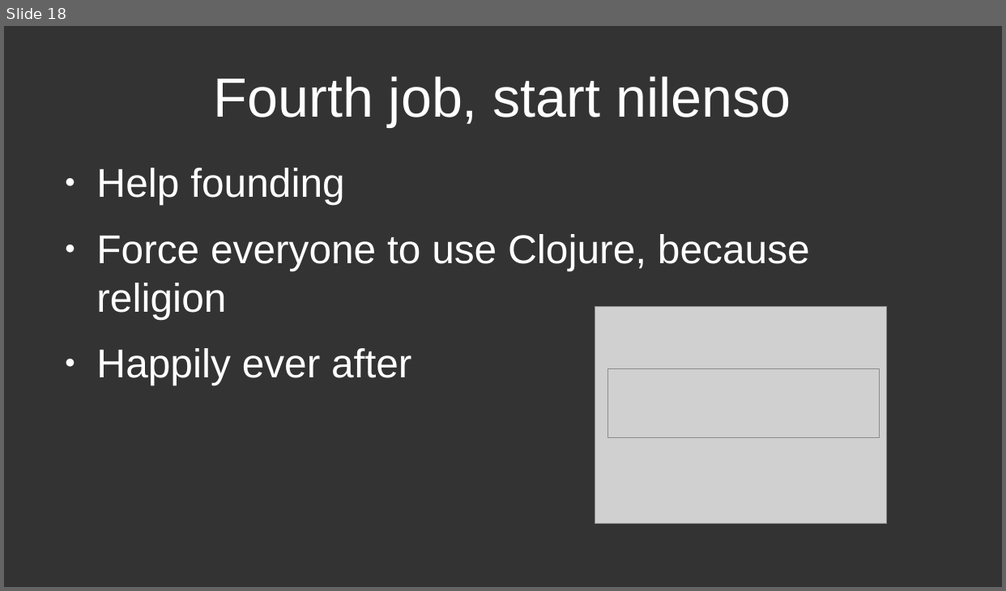
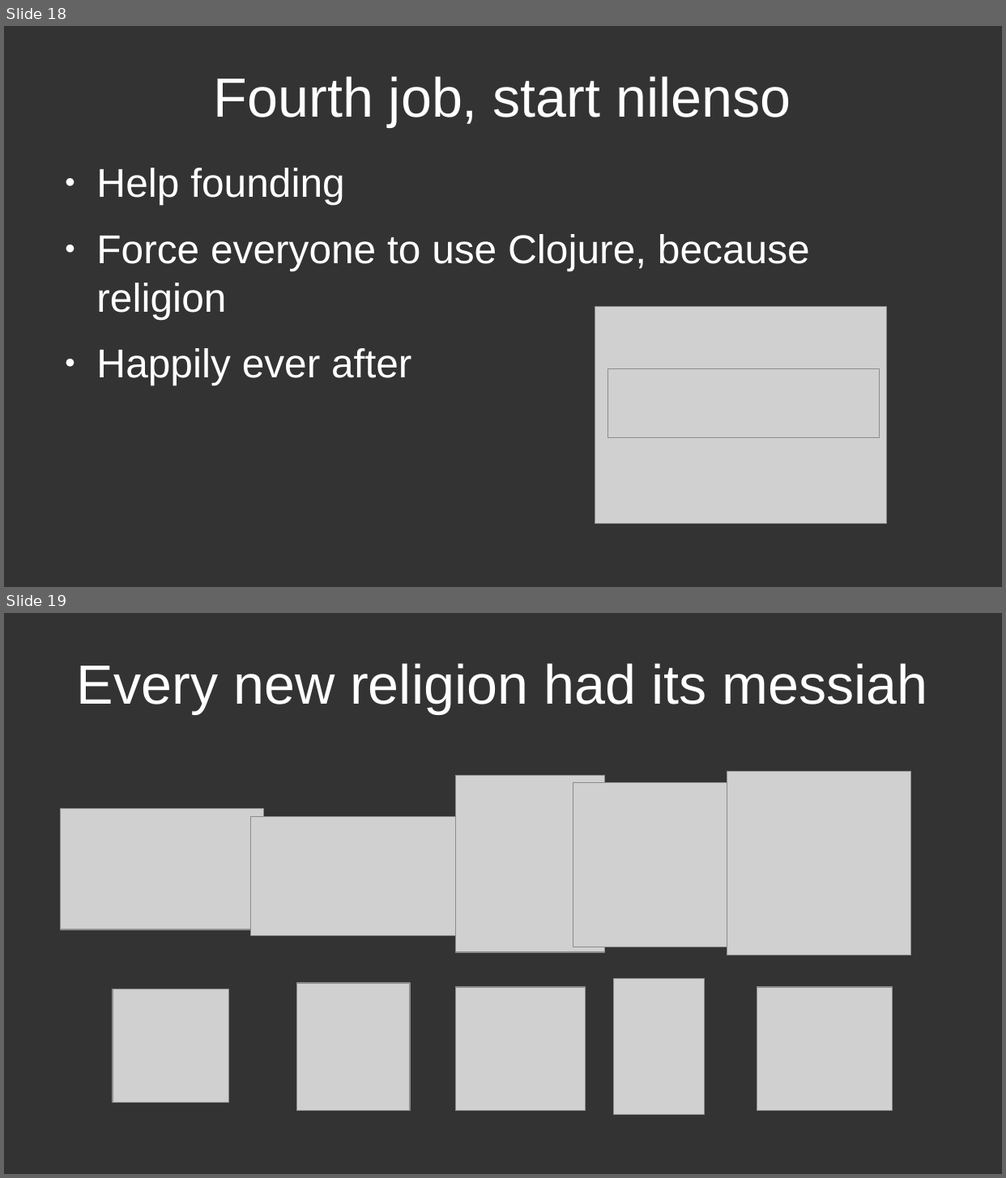
Before and after one commit to deobald/talks, a slide deck: 2024-03-23-inclojure-keynote/talk.odp. Shown one above the other, each under a label of ours: slide 18 before the commit, slides 18 and 19 after it. The pictures are 1006x591 and 1006x1178 pixels, drawn with LibreOffice and Linux fonts; fonts in the diff are those of the drawing; grey boxes stand for pictures. Boxes give left, top, right and bottom in pixels: in the first picture for what was removed or moved away, otherwise in the second. Text is boxed around its words. In the diff, an @@ line names an element or a change of style, - is before the commit and + after.

```diff
--- a/2024-03-23-inclojure-keynote/talk.odp
+++ b/2024-03-23-inclojure-keynote/talk.odp
@@ slide 19 added at (4,613,1002,1174), background #333333 @@
@@ title added at (77,663,927,714), 44 pt, text #FFFFFF @@
+Every new religion had its messiah
@@ picture added at (456,775,605,952) @@
@@ picture added at (727,772,911,956) @@
@@ picture added at (573,783,739,948) @@
@@ picture added at (60,808,264,930) @@
@@ picture added at (251,817,479,936) @@
@@ picture added at (113,990,229,1103) @@
@@ picture added at (297,983,411,1111) @@
@@ picture added at (456,987,586,1111) @@
@@ picture added at (615,979,705,1114) @@
@@ picture added at (756,987,893,1111) @@
```
Also in this commit, not shown: 1 slide changed, 1 other slide added, 11 other files.
